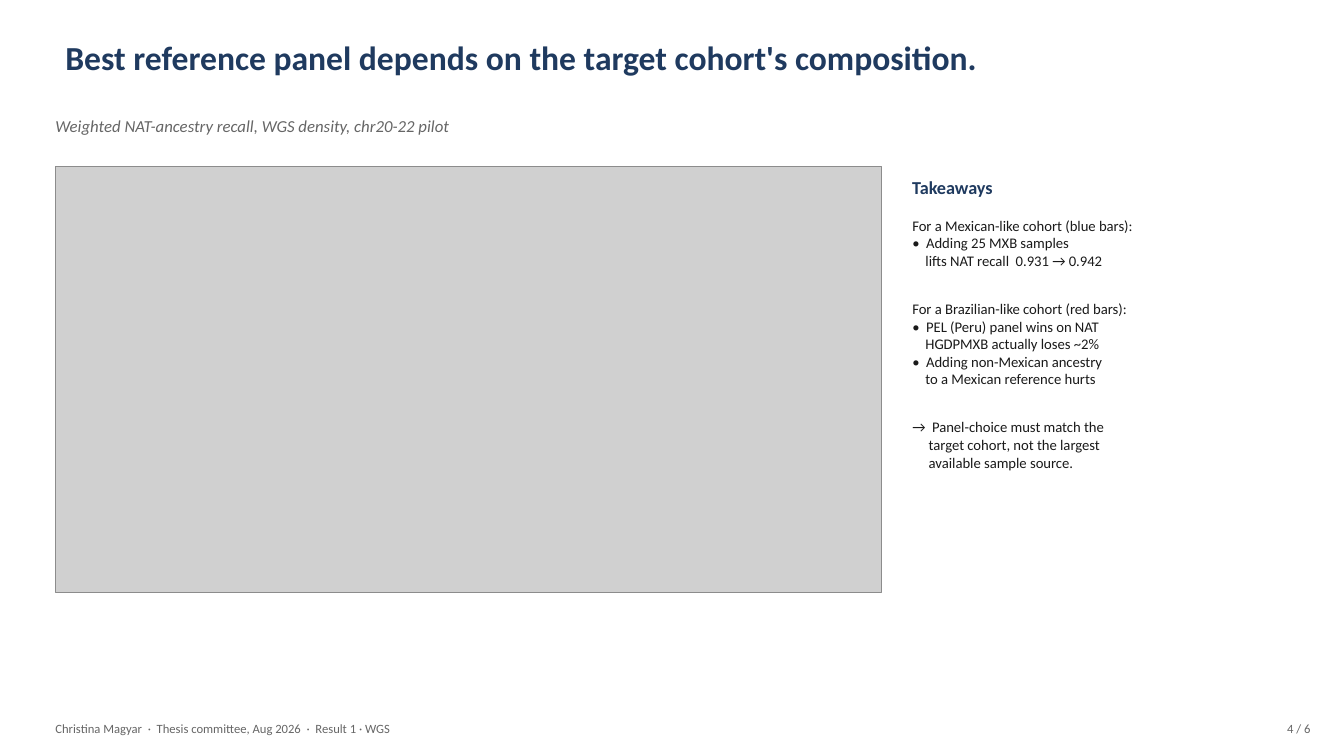
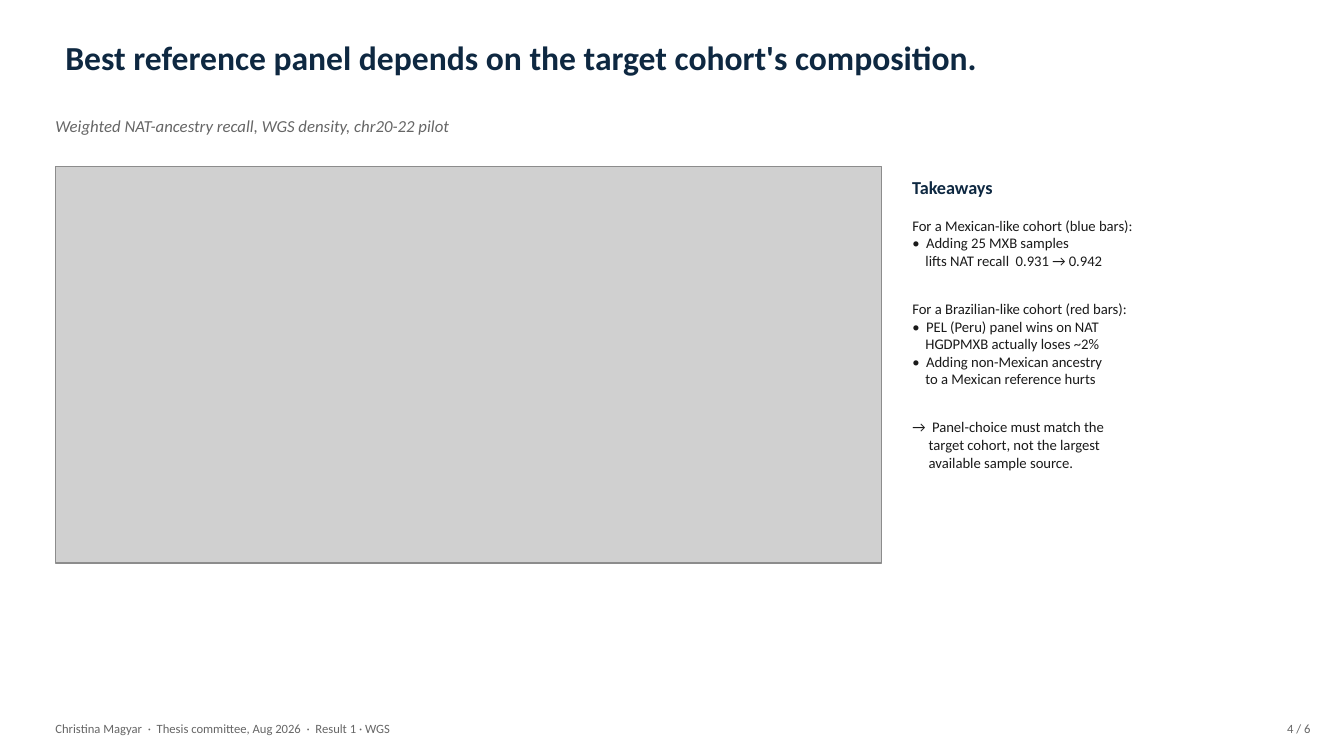
Before and after one commit to chrisrob3312/LAI-sims-accuracy, a slide deck: slide 4 of slides/thesis_committee_slides.pptx. Drawn at 1344x756 pixels with LibreOffice and Linux fonts; fonts in the diff are those of the drawing; grey boxes stand for pictures. Boxes give left, top, right and bottom in pixels: in the first picture for what was removed or moved away, otherwise in the second. Text is boxed around its words. In the diff, an @@ line names an element or a change of style, - is before the commit and + after.

```diff
--- a/slides/thesis_committee_slides.pptx
+++ b/slides/thesis_committee_slides.pptx
@@ text "Best reference panel depends on ..." at [65,46,977,76]: text colour #1F3A5F to #0E2841 @@
@@ picture: place and size @@
-picture at [55,166,882,592]
+picture at [55,166,882,564]
@@ text "Takeaways" at [912,181,992,197]: text colour #1F3A5F to #0E2841 @@
```
Also in this commit, not shown: 5 other slides changed, 7 other files.
